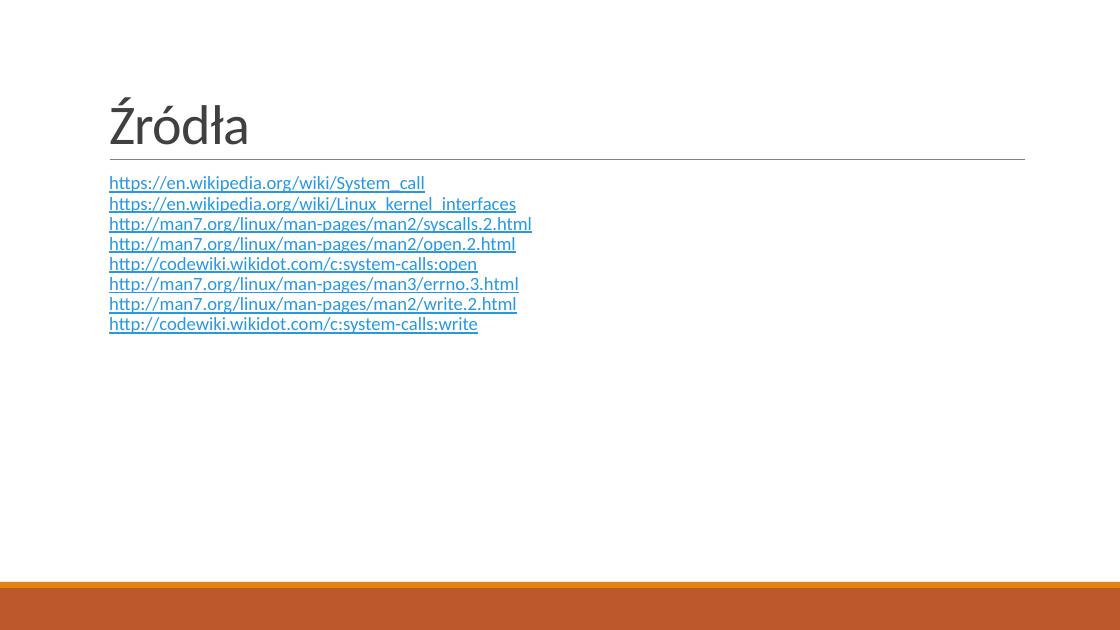
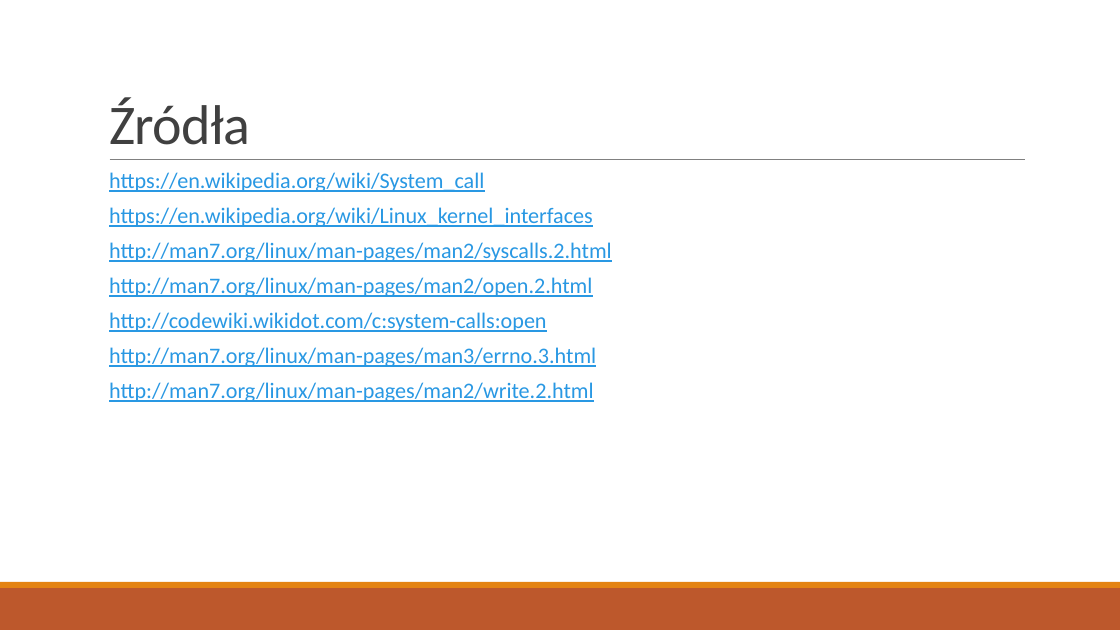
Before and after one commit to Epacik/ZaliczenieSystemowOperacyjnych, a slide deck: slide 9 of Projekt - Damian Kuśmierz.pptx (slide 6 before the commit). Drawn at 1120x630 pixels with LibreOffice and Linux fonts; fonts in the diff are those of the drawing. Boxes give left, top, right and bottom in pixels: in the first picture for what was removed or moved away, otherwise in the second. Text is boxed around its words. In the diff, an @@ line names an element or a change of style, - is before the commit and + after.

```diff
--- a/Projekt - Damian Kuśmierz.pptx
+++ b/Projekt - Damian Kuśmierz.pptx
@@ text at bbox=[109, 172, 612, 402]: text changed; size 16 to 19 pt @@
-  https://en.wikipedia.org/wiki/System_call
-  https://en.wikipedia.org/wiki/Linux_kernel_interfaces
-  http://man7.org/linux/man-pages/man2/syscalls.2.html
-  http://man7.org/linux/man-pages/man2/open.2.html
-  http://codewiki.wikidot.com/c:system-calls:open
-  http://man7.org/linux/man-pages/man3/errno.3.html
-  http://man7.org/linux/man-pages/man2/write.2.html
-  http://codewiki.wikidot.com/c:system-calls:write
+  https://en.wikipedia.org/wiki/System_call
+  https://en.wikipedia.org/wiki/Linux_kernel_interfaces
+  http://man7.org/linux/man-pages/man2/syscalls.2.html
+  http://man7.org/linux/man-pages/man2/open.2.html
+  http://codewiki.wikidot.com/c:system-calls:open
+  http://man7.org/linux/man-pages/man3/errno.3.html
+  http://man7.org/linux/man-pages/man2/write.2.html
```
Also in this commit, not shown: 1 other slide changed, 5 slides added, 1 slide removed, 1 other file.
